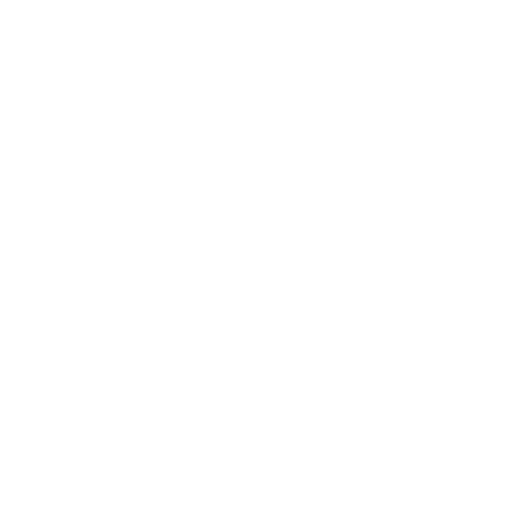
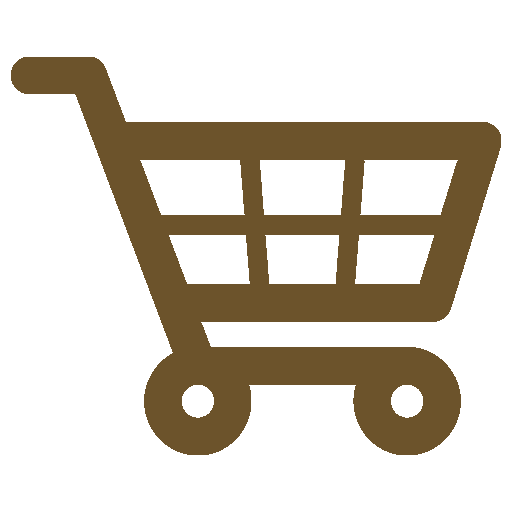
Comparing the layer stacks of the two (512, 512) images. Changes:
added layer "carrito" above "puntos" over [11, 57, 501, 455]
hid "Background" over [83, 113, 501, 399]
